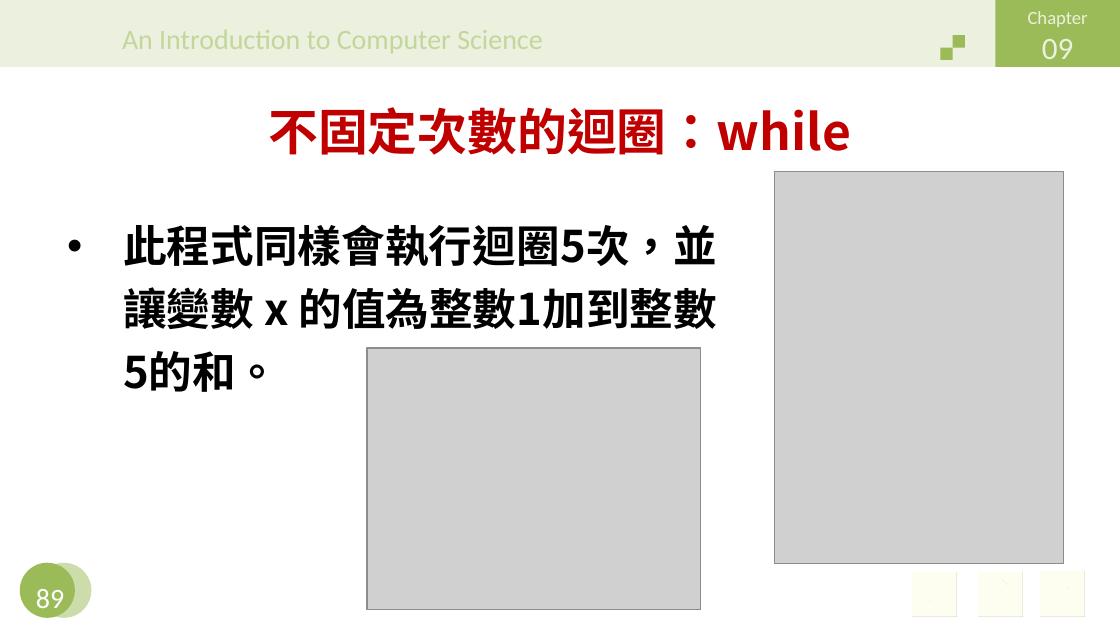
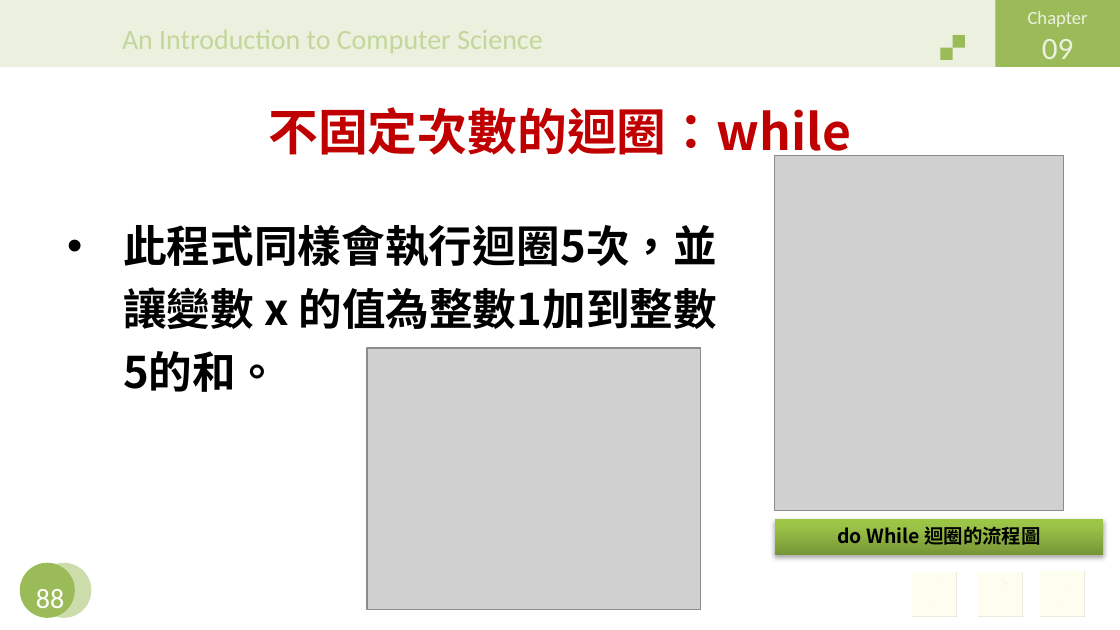
Before and after one commit to jiaweichang/biography, a slide deck: slide 88 of slides/11402/Introduction to Computer/CH09.pptx (slide 89 before the commit). Drawn at 1120x630 pixels with LibreOffice and Linux fonts; fonts in the diff are those of the drawing; grey boxes stand for pictures; background and template pictures are left out. Boxes give left, top, right and bottom in pixels: in the first picture for what was removed or moved away, otherwise in the second. Text is boxed around its words. In the diff, an @@ line names an element or a change of style, - is before the commit and + after.

```diff
--- a/slides/11402/Introduction to Computer/CH09.pptx
+++ b/slides/11402/Introduction to Computer/CH09.pptx
@@ picture: place and size @@
-picture at (775,171,1064,563)
+picture at (775,156,1064,511)
@@ rectangle added at (775,519,1104,554), fill gradient #779737 to #9BC348 to #9DC746, 12.5 pt, text #000000, bold @@
+do While 迴圈的流程圖
@@ page number at (36,589,64,615): text changed @@
-89
+88
```
Also in this commit, not shown: 13 other slides changed, 2 slides removed, 7 other files.
